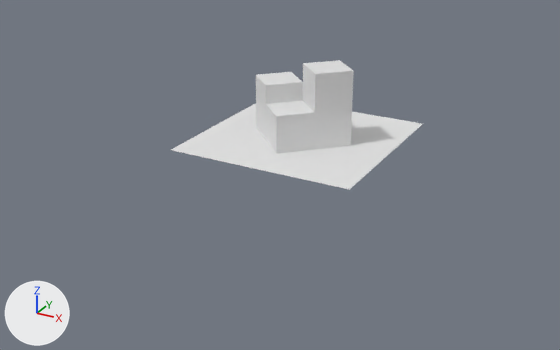
Two versions of the OBJ model public/city.obj, one commit apart.
One viewpoint serves both versions: a 50 mm lens placed at (8.84, -17.3, 6.38), pointed at (-0.19, -0.88, -1.83). Every picture has the same lights, and +X, +Y and +Z are marked at lower left. Where no turn or scale is listed for an object, it has been applied to the vertices. Vertices at the same position are counted once.

Objects in the first picture: 'city'.
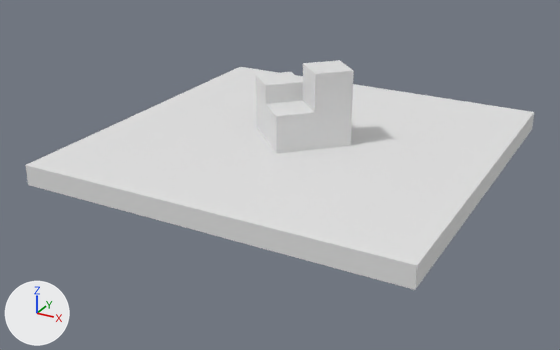
What differs and where, as boxes [x1, y1, x2, y2] in the pictures (560 x 350 px):
'city', reshaped (102% wider, 76% taller): before [171, 60, 422, 190]; after [25, 60, 534, 290]
part 1 of me_city, built on: before [171, 71, 422, 190]; after [25, 67, 534, 290]

The change, as a diff of the scene's bpy script:
```diff
--- a/public/city.obj.py
+++ b/public/city.obj.py
@@ me_city @@
 # used by ob_city; location = (0.0, 0.0, 0.0)
-me_city.from_pydata(...)  # 28 vertices, 25 faces; spans x -2.5..2.5, y -2.5..2.5, z -1.0..1.0
+me_city.from_pydata(...)  # 89 vertices, 81 faces; spans x -5.0..5.0, y -5.0..5.0, z -1.53..1.0
+# me_city part 1
+# 9 vertices are removed from x -2.5..2.5, y -2.5..2.5, z -1.0
+# 19 faces are deleted
+# 36 vertices are added at x -5.0..5.0, y -5.0..5.0, z -1.53..0.0
+# 5 new vertices lie (0.0, 0.0, -0.5) away from vertices in x -1.41..1.41, y -0.71..0.71, z 0.5..1.0
+# 24 new vertices lie (0.0, 0.0, 0.53) away from vertices in x -5.0..5.0, y -5.0..5.0, z -1.53
+# 5 new vertices lie (3.6, 0.0, 0.0) away from vertices in x -5.0, y -1.41..1.41, z -1.0
+# 75 new faces join them
```
